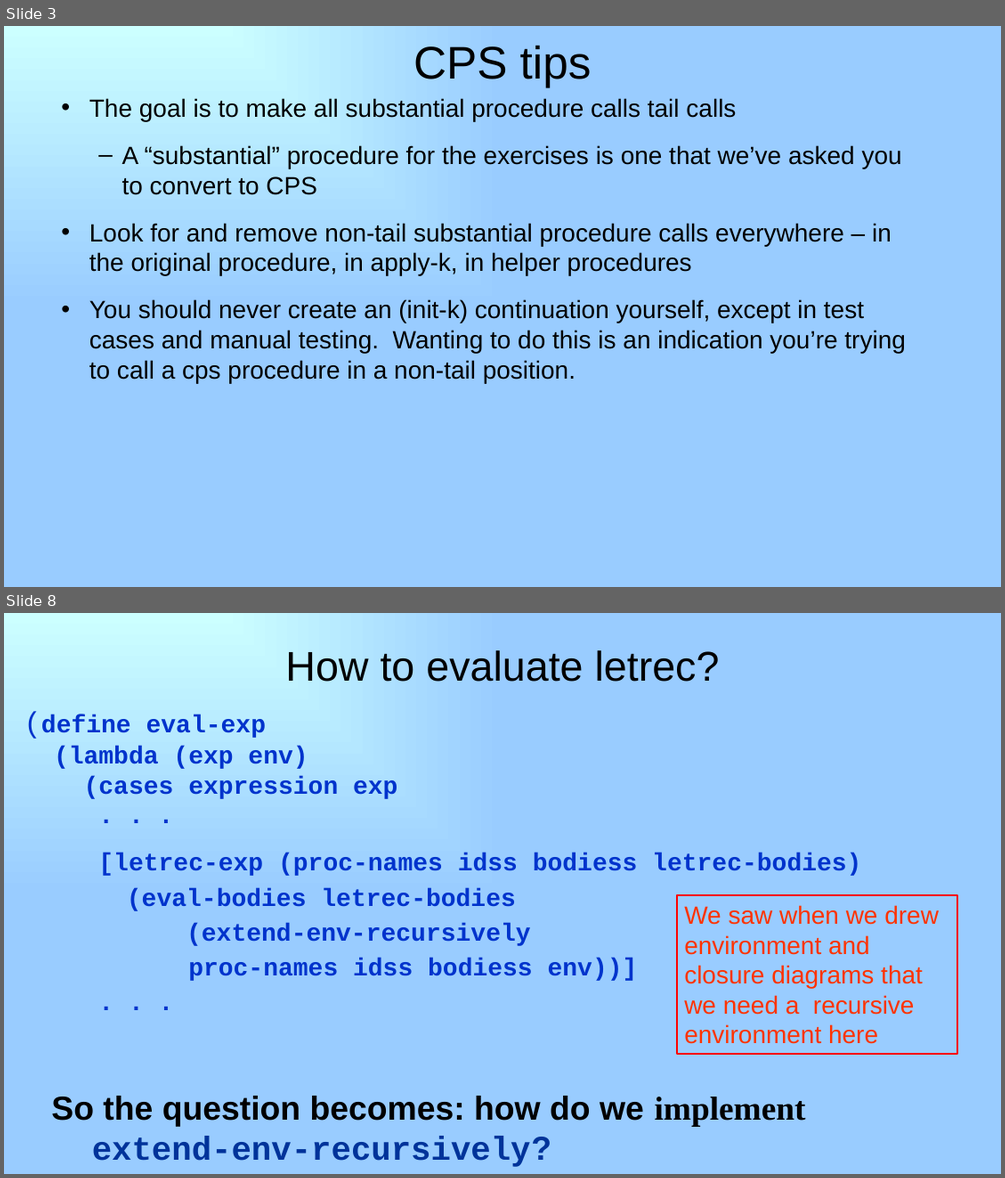
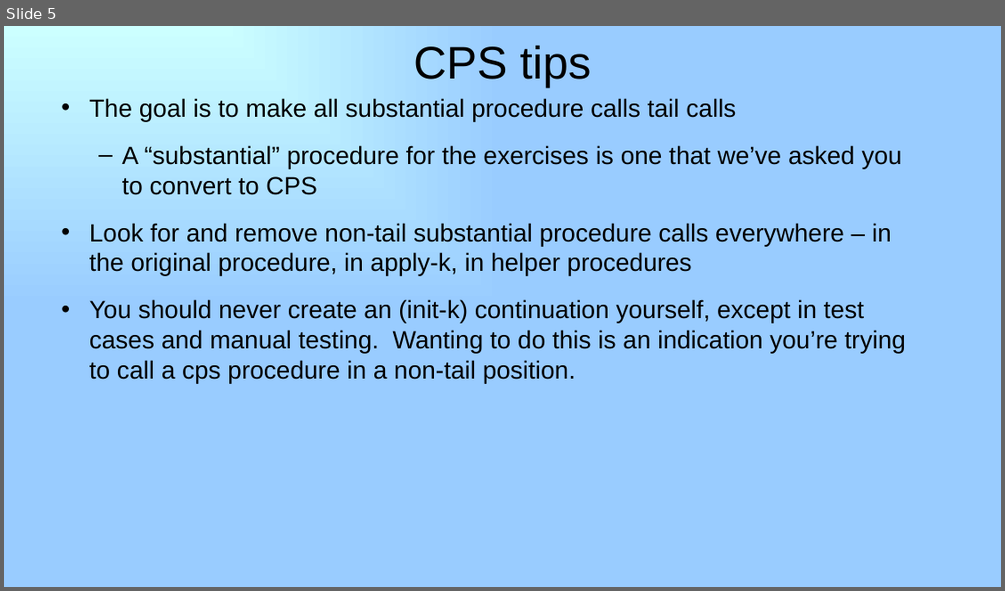
Before and after one commit to RHIT-CSSE/csse304, a slide deck: ClassMaterials/CPSMore2/25-letrec-In-Interpreter.pptx. Shown one above the other, each under a label of ours: slides 3 and 8 before the commit, slide 5 after it; the slides between them are not shown. The pictures are 1005x1178 and 1005x591 pixels, drawn with LibreOffice and Linux fonts; fonts in the diff are those of the drawing. Boxes give left, top, right and bottom in pixels: in the first picture for what was removed or moved away, otherwise in the second. Text is boxed around its words. In the diff, an @@ line names an element or a change of style, - is before the commit and + after.

```diff
--- a/ClassMaterials/CPSMore2/25-letrec-In-Interpreter.pptx
+++ b/ClassMaterials/CPSMore2/25-letrec-In-Interpreter.pptx
@@ slide 8 removed at [4, 613, 1001, 1174], background gradient #CCFFFF to #99CCFF @@
@@ title removed at [285, 650, 720, 682] @@
-How to evaluate letrec?
@@ text removed at [41, 715, 861, 1167] @@
-(define eval-exp
-(lambda (exp env)
-(cases expression exp
-. . .
-[letrec-exp (proc-names idss bodiess letrec-bodies)
-(eval-bodies letrec-bodies
-(extend-env-recursively
-proc-names idss bodiess env))]
-. . .
-So the question becomes: how do we implement
-extend-env-recursively?
@@ rectangle removed at [677, 896, 957, 1054] @@
-We saw when we drew
-environment and closure diagrams that we need a recursive environment here
@@ what was slide 3 is now slide 5 @@
```
Also in this commit, not shown: 2 slides added, 18 other slides removed, 5 other files.
